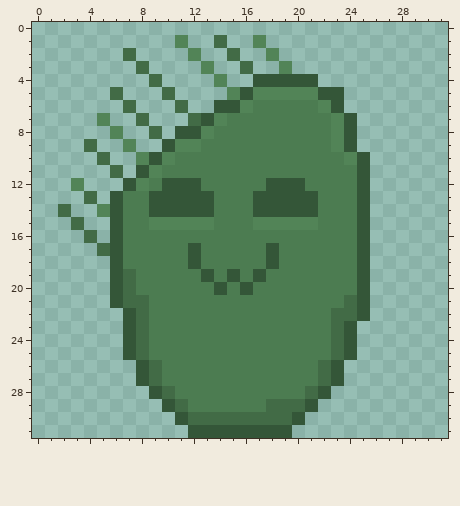
Two versions of one pixel-art sprite, Textures/Adventure/characters/glop_right_fall.png. That is the earlier state.
The file is 32x32 pixels.
After:
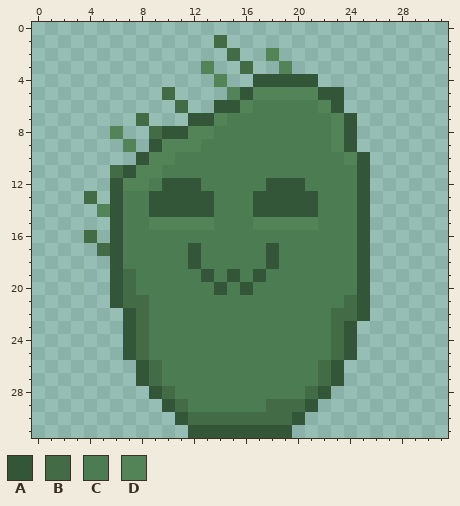
Palette (. is transparent): A #345638  B #426b46  C #4c7c51  D #528457
From old to new:
Changed rows in their new state; - is an unchanged pixel.
first column x 2:
 1 ---------.-----.
 2 -----.----.-----
 3 ------.---------
 4 -------.--------
 5 ----.-----------
 6 -----.----------
 7 ---.------A-----
 8 --------A-D-----
 9 --.----AD-------
10 ---.--AD--------
11 -----AD---------
12 -.--AD----------
14 .---------------
15 -.--------------
